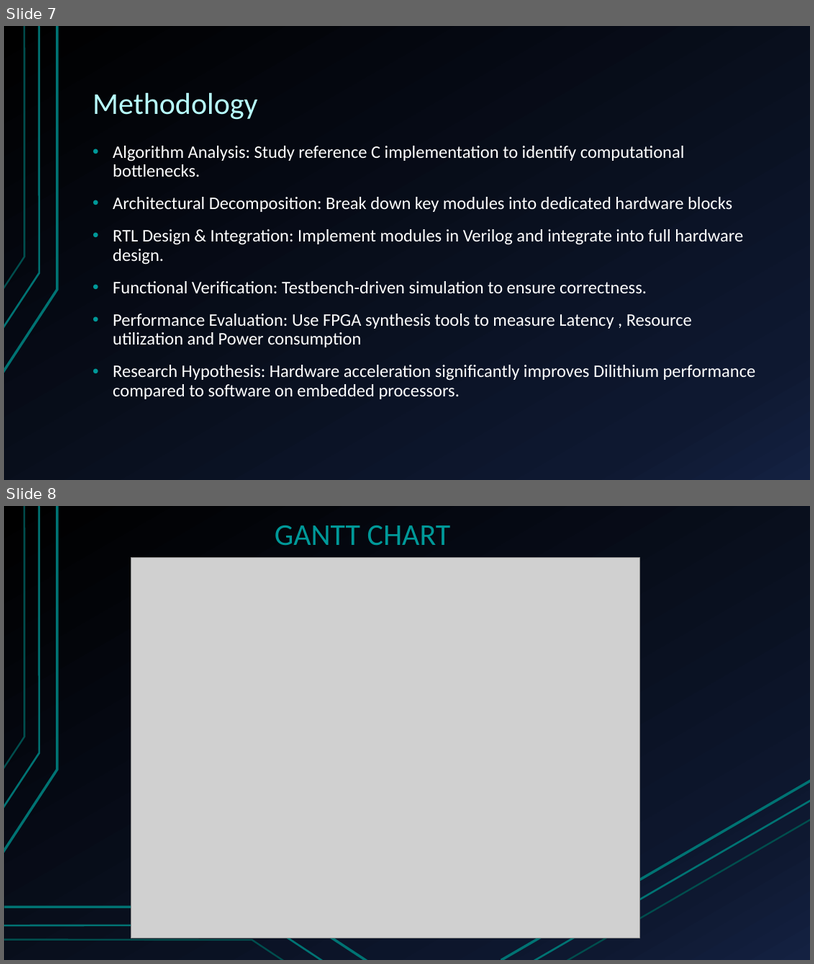
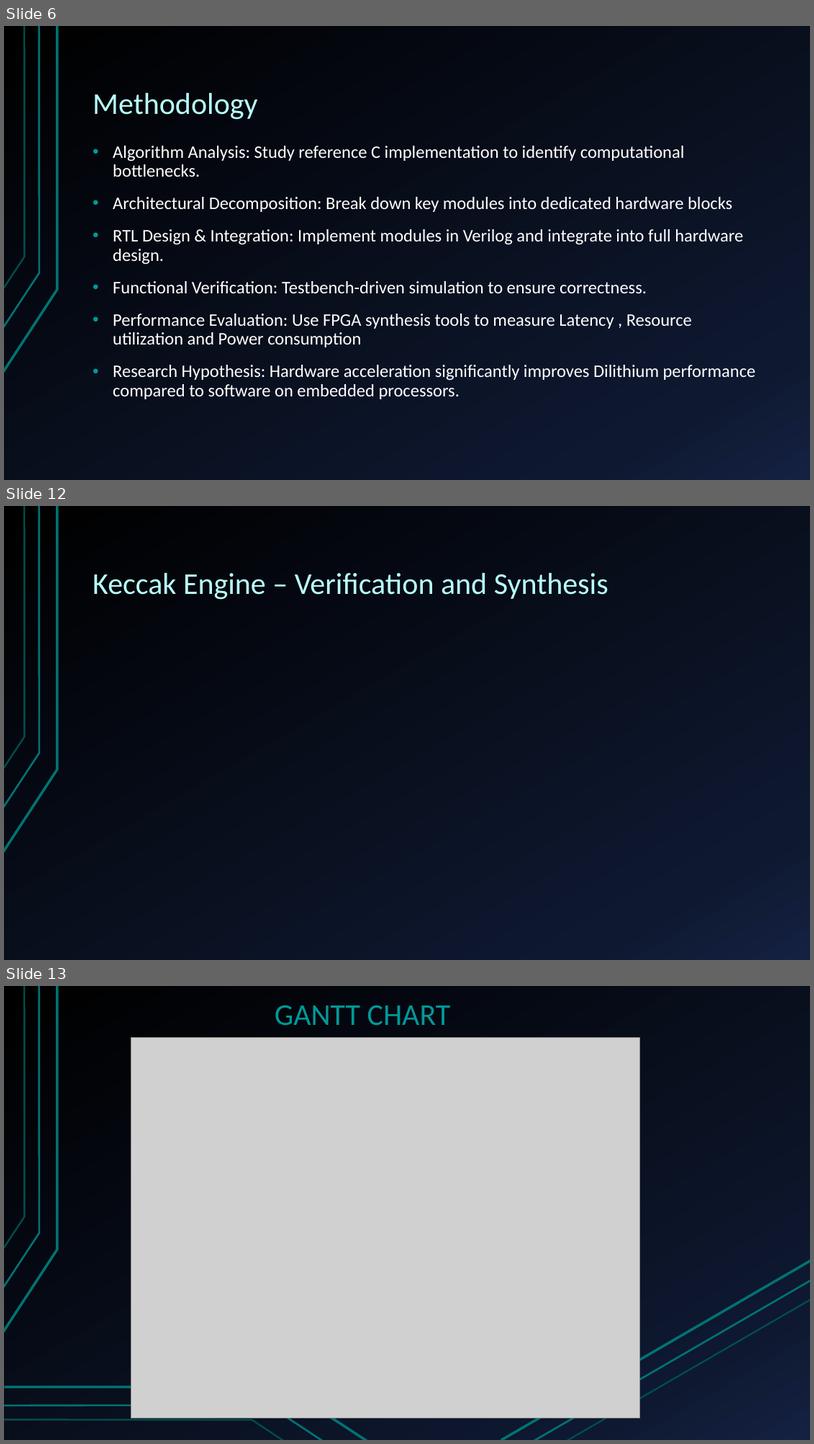
Before and after one commit to AbdulAhad36/dilithium-hp-hw, a slide deck: docs/midyear-evalutaion-presentation.pptx. Shown one above the other, each under a label of ours: slides 7 and 8 before the commit, slides 6, 12 and 13 after it; the slides between them are not shown. The pictures are 814x964 and 814x1444 pixels, drawn with LibreOffice and Linux fonts; fonts in the diff are those of the drawing; grey boxes stand for pictures. Boxes give left, top, right and bottom in pixels: in the first picture for what was removed or moved away, otherwise in the second. Text is boxed around its words. In the diff, an @@ line names an element or a change of style, - is before the commit and + after.

```diff
--- a/docs/midyear-evalutaion-presentation.pptx
+++ b/docs/midyear-evalutaion-presentation.pptx
@@ slide 12 added at bbox=[4, 506, 810, 960], background gradient #000000 to #0F1931 to #142242; not listed: 3 template elements that a slide beside it also shows @@
@@ title added at bbox=[93, 573, 609, 600], 36 pt, text #B8FFFF @@
+Keccak Engine – Verification and Synthesis
@@ what was slide 7 is now slide 6 @@
@@ what was slide 8 is now slide 13 @@
```
Also in this commit, not shown: 2 slides changed, 3 other slides added, 1 slide removed, 2 other files.
